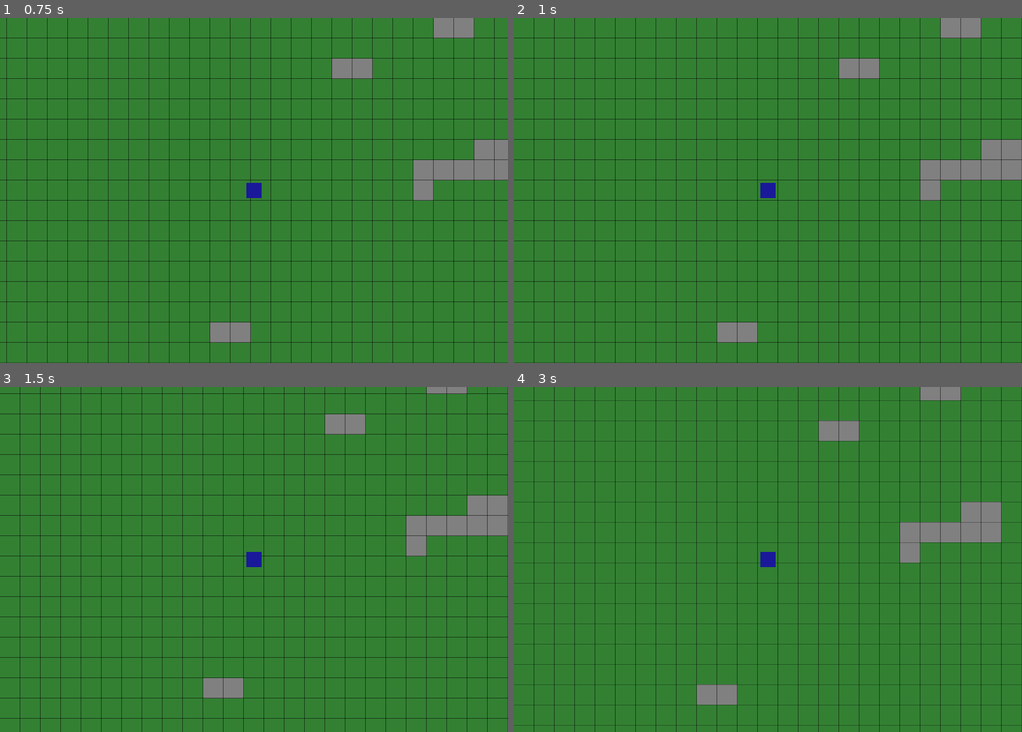
Above: before the commit, frames 1-4 (two rows, left to right).
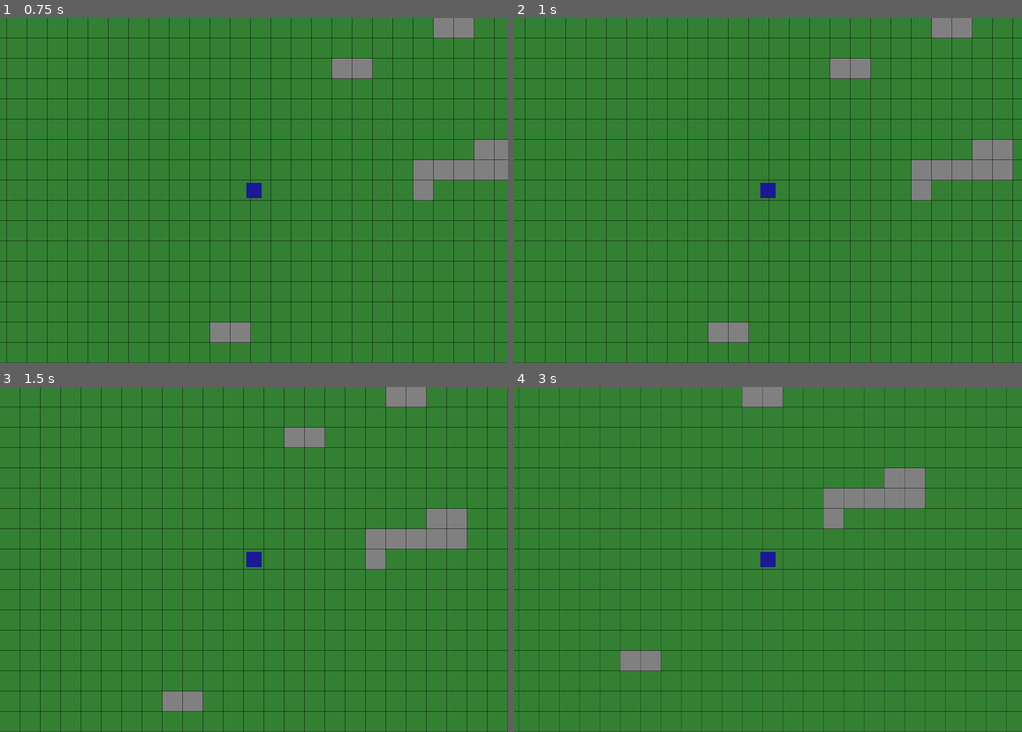
Above: after the commit, the same moments.

Repository: gabrielrheimer/classic-rpg-godot
Game: Godot game, scene res://scenes/game_map.tscn
The game is run twice, just before and just after one commit, with the same random seed, the same clock (stepped at 60 frames per second) and the same inputs.
Inputs:
- Up to frame 1 (0.75 s): tap Enter at 0.5 s; hold D (move_right) from 0.53 s (still down)
- Up to frame 2 (1 s): keep holding D (move_right)
- Up to frame 3 (1.5 s): release D (move_right) at 1.28 s; hold S (move_down) from 1.28 s (still down)
- Up to frame 4 (3 s): release S (move_down) at 2.03 s; hold D (move_right) 2.03-2.78 s; hold W (move_up) from 2.78 s (still down)

Frame 1 is identical in both runs. In frame 2, 7.4% of the frame differs, in the area x 2-100%, y 0-100%; in frame 3, 11%; in frame 4, 17%, in the area x 0-100%, y 0-100%.

Commit message:
feat: allow continuous movement

Diff:
--- a/scripts/player.gd
+++ b/scripts/player.gd
@@ -12,18 +12,18 @@
 	tile_pos = Vector2i(game_map.MAP_WIDTH / 2, game_map.MAP_HEIGHT / 2)
 	get_parent().get_node("MapRenderer").visual_center = Vector2(tile_pos)
 
-func _input(event: InputEvent) -> void:
+func _process(_delta: float) -> void:
 	if is_moving:
 		return
 
 	var direction := Vector2i.ZERO
-	if event.is_action_pressed("move_right"):
+	if Input.is_action_pressed("move_right"):
 		direction = Vector2i(1, 0)
-	elif event.is_action_pressed("move_left"):
+	elif Input.is_action_pressed("move_left"):
 		direction = Vector2i(-1, 0)
-	elif event.is_action_pressed("move_down"):
+	elif Input.is_action_pressed("move_down"):
 		direction = Vector2i(0, 1)
-	elif event.is_action_pressed("move_up"):
+	elif Input.is_action_pressed("move_up"):
 		direction = Vector2i(0, -1)
 	else:
 		return
Not shown, changed: CHANGELOG.md
